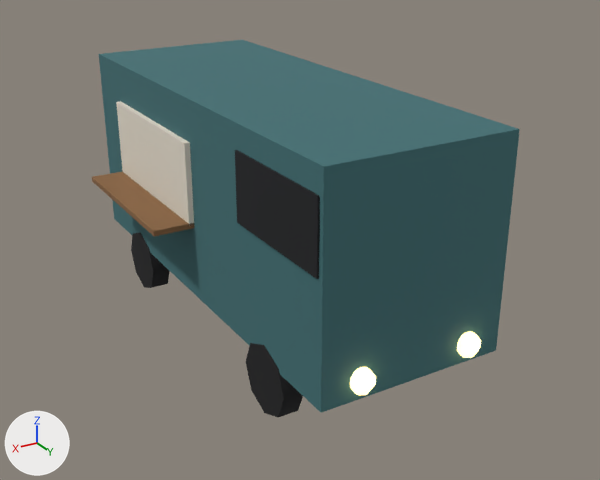
Before and after pictures for a commit that changed the Blender file models/doroga/car-lavka.blend.
Both versions are drawn from a camera (50 mm lens) standing at (4.21, 7.61, 4.75) and looking at (-0.06, 0.48, 1.19). Arrows for +X, +Y and +Z are at lower left; the lights stay in place. The older version comes first.

The first picture shows '00_#3f6f73', '01_#16181c_noshadow_r320', '02_#e8e0d0_noshadow_r320', '03_#8a6440_noshadow_r320', '04_#141416_r320', '05_#ffe9b0_noshadow'.
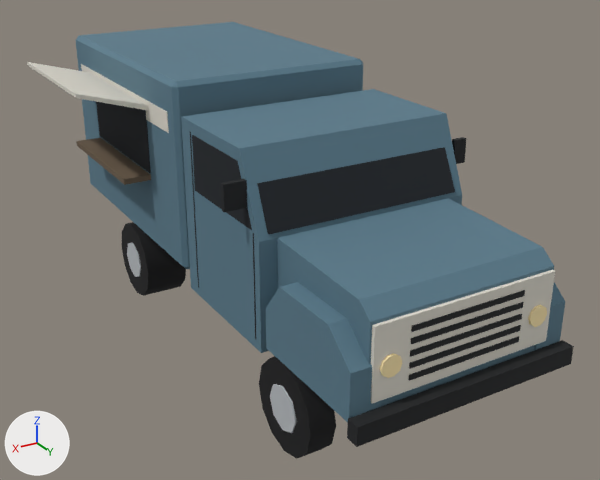
Location of each change, (x1, y1, x2, y2) in pixels of the pictures (600 x 480 px):
'00_#3f6f73', reshaped (16% wider, 7% taller): before (99, 40, 520, 413); after (76, 22, 565, 422)
'01_#1a2026_noshadow_r320', added (black): after (96, 102, 455, 234)
'03_#e0dcd0_r320', added: after (27, 62, 555, 404)
'02_#1e2022_noshadow_r110', added: after (190, 132, 574, 447)
'04_#141416_r320', reshaped (24% wider, 29% taller): before (131, 233, 303, 417); after (122, 222, 336, 459)
'01_#16181c_noshadow_r320', deleted (black): before (235, 150, 320, 279)
'02_#e8e0d0_noshadow_r320', deleted (pale yellow): before (116, 101, 194, 226)
'03_#8a6440_noshadow_r320', deleted (brown): before (92, 171, 194, 237)
'08_#6a5a48_noshadow_r110', added (brown): after (76, 138, 151, 185)
'06_#b8bcc0_noshadow_r110', added: after (127, 243, 297, 433)
'05_#ffe9b0_noshadow', deleted: before (350, 331, 481, 395)
'04_#ffe9b0_noshadow', added: after (380, 305, 547, 378)
part 2 of me_04__141416_r320, rebuilt: before (131, 233, 169, 288); after (127, 222, 186, 295)
part 3 of me_04__141416_r320, built on: before (246, 343, 303, 417); after (259, 356, 336, 459)
part 4 of me_04__141416_r320, added (black): after (122, 224, 148, 296)

Patch to the scene script:
```diff
--- a/models/doroga/car-lavka.blend.py
+++ b/models/doroga/car-lavka.blend.py
@@ mat_ffe9b0_emit__ffd890_3 @@
 mat_ffe9b0_emit__ffd890_3.roughness = 0.9
-mat_ffe9b0_emit__ffd890_3.emission_color = (1.0, 0.687, 0.279)  # beige #ffd890
-mat_ffe9b0_emit__ffd890_3.emission_strength = 3.0
@@ me_00__3f6f73 @@
-me_00__3f6f73.from_pydata(...)  # 8 vertices, 6 faces; spans x -1.0..1.0, y -2.6..2.6, z 0.6..2.8
-me_00__3f6f73.materials.append(mat_3f6f73)  # dark cyan #3f6f73
+me_00__3f6f73.from_pydata(...)  # 68 vertices, 116 faces; spans x -1.14..1.14, y -3.1..3.22, z 0.82..2.97
+# me_00__3f6f73 part 1: the whole mesh is rebuilt
+me_00__3f6f73.materials.append(mat_5a7a8a)  # blue #597b8b
@@ me_04__141416_r320 @@
-me_04__141416_r320.from_pydata(...)  # 64 vertices, 40 faces; spans x -1.01..1.01, y -1.98..1.98, z 0.0..0.76
+me_04__141416_r320.from_pydata(...)  # 192 vertices, 176 faces; spans x -1.14..1.14, y -1.96..2.66, z 0.0..0.92
+# me_04__141416_r320 part 2: the loose piece of 16 vertices spanning x 0.79..1.01, y -1.98..-1.22, z 0.0..0.76 is rebuilt with 24 vertices and now spans x 0.65..1.14, y -1.96..-1.04, z 0.0..0.92
+# me_04__141416_r320 part 3: 16 vertices removed from x 0.79..1.01, y 1.22..1.98, z 0.0..0.76; 48 vertices added at x 0.88..1.14, y 1.74..2.66, z 0.0..0.92
+# me_04__141416_r320 part 4: 24 vertices added at x 0.65..1.14, y -1.96..-1.04, z 0.0..0.92
+# other edits to the shape of me_04__141416_r320 do not show in these pictures
 me_04__141416_r320.materials.append(mat_141416)
@@ ob_01__16181c_noshadow_r320 @@
-ob_01__16181c_noshadow_r320 = bpy.data.objects.new('01_#16181c_noshadow_r320', me_01__16181c_noshadow_r320)
@@ ob_02__e8e0d0_noshadow_r320 @@
-ob_02__e8e0d0_noshadow_r320 = bpy.data.objects.new('02_#e8e0d0_noshadow_r320', me_02__e8e0d0_noshadow_r320)
@@ ob_03__8a6440_noshadow_r320 @@
-ob_03__8a6440_noshadow_r320 = bpy.data.objects.new('03_#8a6440_noshadow_r320', me_03__8a6440_noshadow_r320)
@@ ob_05__ffe9b0_noshadow @@
-ob_05__ffe9b0_noshadow = bpy.data.objects.new('05_#ffe9b0_noshadow', me_05__ffe9b0_noshadow)
@@ ob_08__6a5a48_noshadow_r110 @@
+ob_08__6a5a48_noshadow_r110 = bpy.data.objects.new('08_#6a5a48_noshadow_r110', me_08__6a5a48)  # a box spanning x 1.14..1.45, y -2.4..-0.7, z 1.74..1.8; in mat_6a5a48 (brown #6a5946)
+ob_08__6a5a48_noshadow_r110.location = (0.0, 0.0, 0.0)
@@ ob_06__b8bcc0_noshadow_r110 @@
+ob_06__b8bcc0_noshadow_r110 = bpy.data.objects.new('06_#b8bcc0_noshadow_r110', me_06__b8bcc0)  # 128 vertices, 112 faces; spans x -1.15..1.15, y -1.73..2.43, z 0.23..0.69; in mat_b8bcc0_metal_0_6_rough_0_35 (light grey #b9bdc1)
+ob_06__b8bcc0_noshadow_r110.location = (0.0, 0.0, 0.0)
@@ ob_04__ffe9b0_noshadow @@
+ob_04__ffe9b0_noshadow = bpy.data.objects.new('04_#ffe9b0_noshadow', me_04__ffe9b0)  # 80 vertices, 72 faces; spans x -0.88..0.88, y 3.22..3.26, z 1.24..1.44; in mat_ffe9b0_emit__ffd890_3 (beige #ffeab1)
+ob_04__ffe9b0_noshadow.location = (0.0, 0.0, 0.0)
@@ ob_03__e0dcd0_r320 @@
+ob_03__e0dcd0_r320 = bpy.data.objects.new('03_#e0dcd0_r320', me_03__e0dcd0)  # 24 vertices, 36 faces; spans x -1.15..1.9, y -2.9..3.24, z 1.04..2.81; in mat_e0dcd0 (light grey #e1ddd1)
+ob_03__e0dcd0_r320.location = (0.0, 0.0, 0.0)
@@ ob_02__1e2022_noshadow_r110 @@
+ob_02__1e2022_noshadow_r110 = bpy.data.objects.new('02_#1e2022_noshadow_r110', me_02__1e2022)  # 104 vertices, 156 faces; spans x -1.32..1.36, y -3.1..3.36, z 0.64..2.57; in mat_1e2022 (black #181a1c)
+ob_02__1e2022_noshadow_r110.location = (0.0, 0.0, 0.0)
@@ ob_01__1a2026_noshadow_r320 @@
+ob_01__1a2026_noshadow_r320 = bpy.data.objects.new('01_#1a2026_noshadow_r320', me_01__1a2026)  # 32 vertices, 48 faces; spans x -1.15..1.15, y -2.4..1.8, z 1.82..2.57; in mat_1a2026_rough_0_2 (black #131a21)
+ob_01__1a2026_noshadow_r320.location = (0.0, 0.0, 0.0)
```
